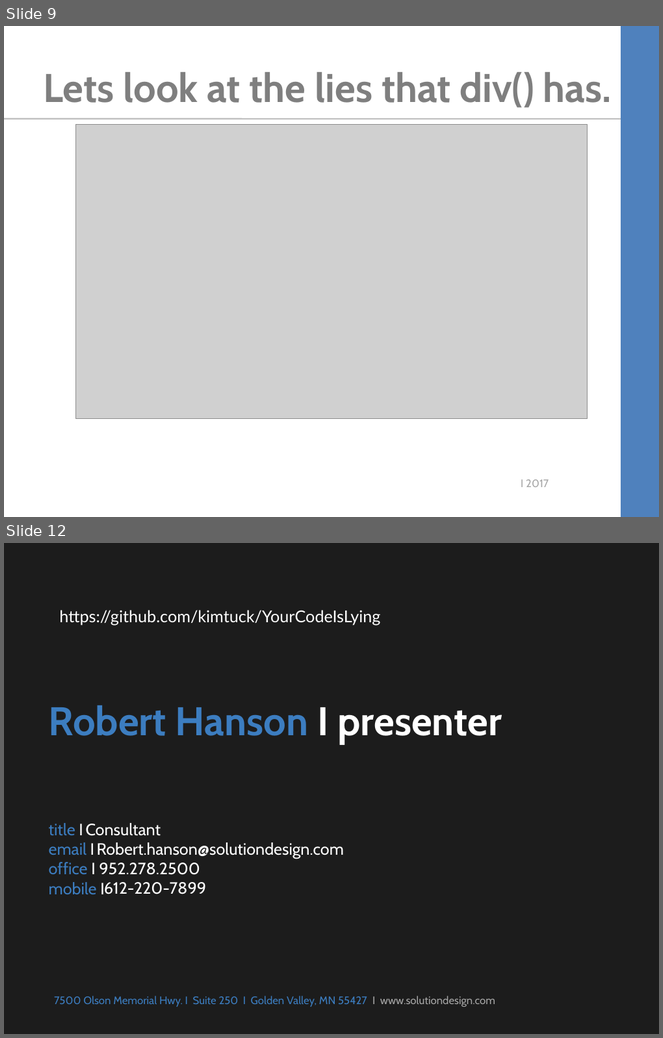
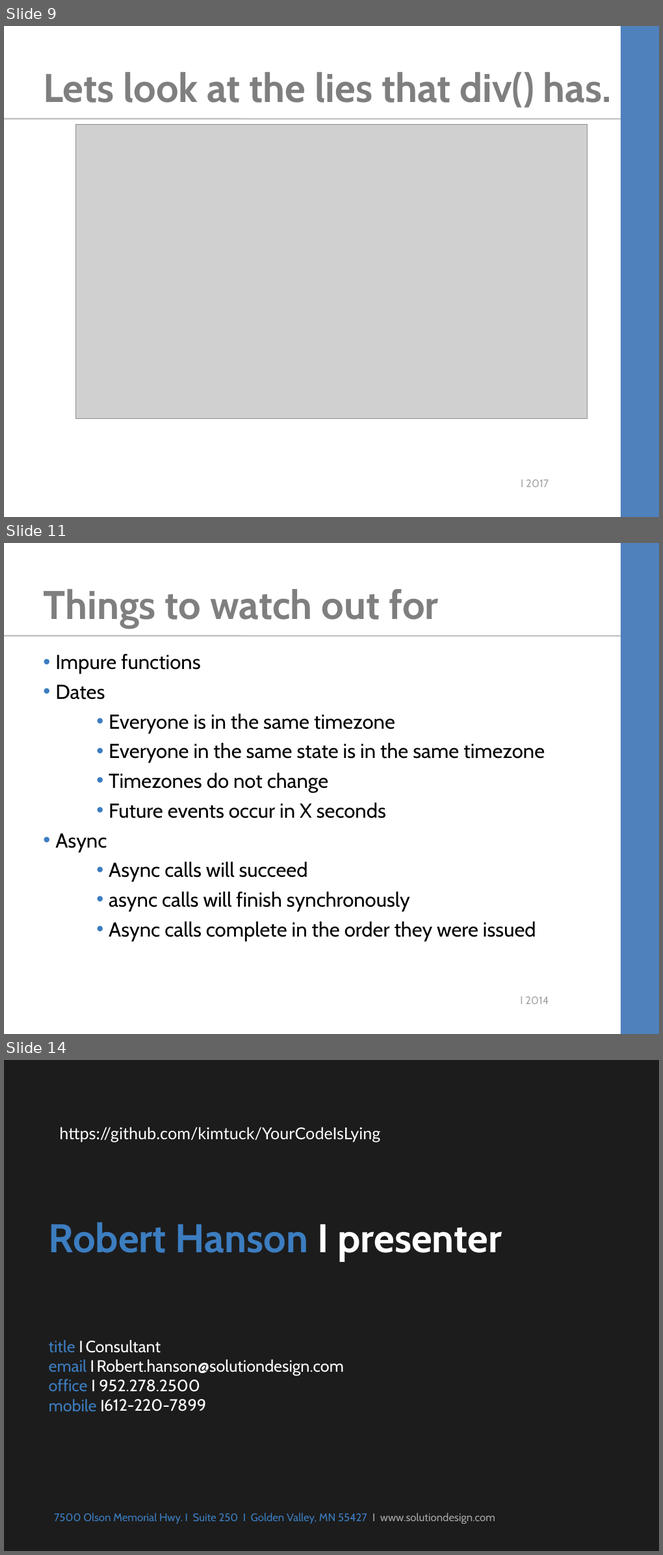
Before and after one commit to kimtuck/YourCodeIsLying, a slide deck: YourCodeIsLying.ppt. Shown one above the other, each under a label of ours: slides 9 and 12 before the commit, slides 9, 11 and 14 after it; the slides between them are not shown. The pictures are 663x1038 and 663x1555 pixels, drawn with LibreOffice and Linux fonts; fonts in the diff are those of the drawing; grey boxes stand for pictures; background and template pictures are left out. Boxes give left, top, right and bottom in pixels: in the first picture for what was removed or moved away, otherwise in the second. Text is boxed around its words. In the diff, an @@ line names an element or a change of style, - is before the commit and + after.

```diff
--- a/YourCodeIsLying.ppt
+++ b/YourCodeIsLying.ppt
@@ slide 11 added at bbox=[4, 543, 659, 1034], background #FFFFFF; not listed: 2 template elements that a slide beside it also shows @@
@@ title added at bbox=[43, 589, 438, 628], 44 pt, text #7F7F7F, bold @@
+Things to watch out for
@@ text added at bbox=[55, 653, 545, 941], 22.2 pt, text #000000 @@
+• Impure functions
+• Dates
+  • Everyone is in the same timezone
+  • Everyone in the same state is in the same timezone
+  • Timezones do not change
+  • Future events occur in X seconds
+• Async
+  • Async calls will succeed
+  • async calls will finish synchronously
+  • Async calls complete in the order they were issued
@@ text added at bbox=[520, 997, 549, 1005], 12 pt, text #A6A6A6 @@
+I 2014
@@ what was slide 12 is now slide 14 @@
```
Also in this commit, not shown: 1 slide changed, 2 other slides added, 1 slide removed, 3 other files.
